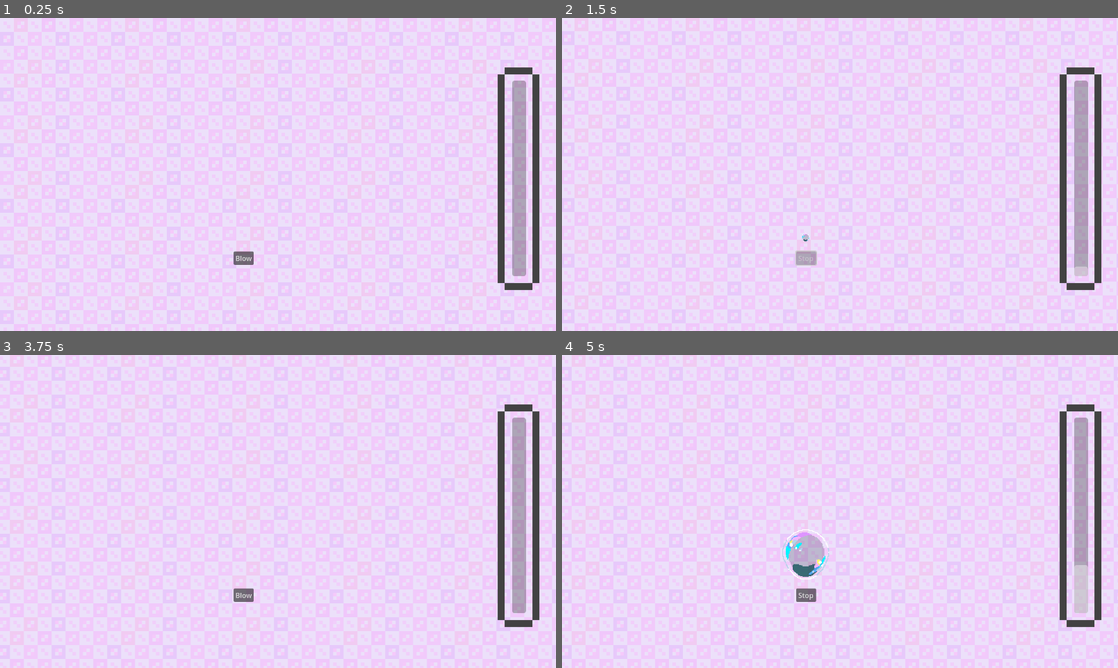
Above: before the commit, frames 1-4 (two rows, left to right).
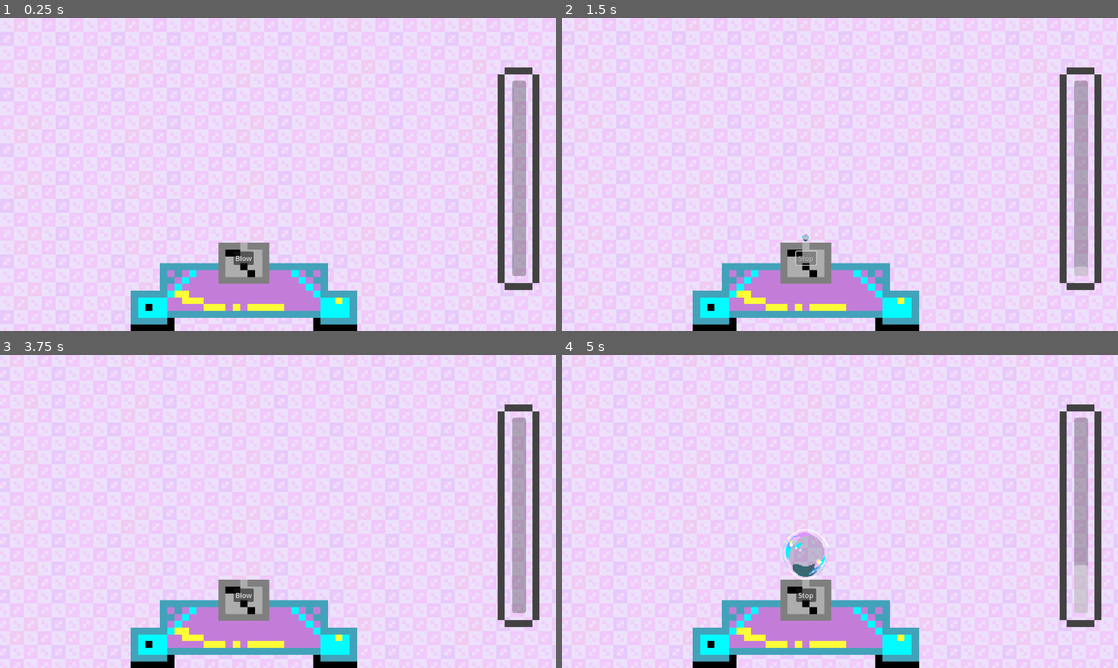
Above: after the commit, the same moments.

Repository: Topech/gamejam2025
Game: Godot game, scene res://round.tscn
Same seed, same stepped clock (60 frames per second), same inputs: the game is played once before the commit and once after it. This scene is started directly instead of the project's main scene. The engine's default icon, where the game draws it, is replaced by a stand-in: a white triangle on a blue panel in a dark square.
Inputs (mouse positions are in pixels of both pictures, inside the frame that each line leads up to):
- Up to frame 1 (0.25 s): no input
- Up to frame 2 (1.5 s): click "Blow" at 0.5 s; click "Stop" at 1.25 s
- Up to frame 3 (3.75 s): tap Enter at 2 s; move the mouse to (400, 495) at 2.02 s; click "To Upgrades" at 2.75 s; click (61, 614) at 3.5 s
- Up to frame 4 (5 s): click "Blow" at 4.25 s

The runs differ from the first frame. In frame 1, 7.5% of the frame differs, in the area x 23-65%, y 71-100%; in frame 2, 7.5%; in frame 3, 7.5%; in frame 4, 7.5%.

Commit message:
MACHINE ADDED

Diff:
--- a/round.tscn
+++ b/round.tscn
@@ -1,16 +1,17 @@
-[gd_scene load_steps=17 format=3 uid="uid://djogu8q3gy10g"]
+[gd_scene load_steps=18 format=3 uid="uid://djogu8q3gy10g"]
 
 [ext_resource type="Script" path="res://round.gd" id="1_5trwk"]
-[ext_resource type="Texture2D" uid="uid://dt64aflwydfo2" path="res://Assets/Backgrounds/MainMenu_6_Large.png" id="2_00ap1"]
+[ext_resource type="Texture2D" uid="uid://kjkpn0eiyb1l" path="res://Assets/Backgrounds/MainMenu_6_Large.png" id="2_00ap1"]
 [ext_resource type="Script" path="res://bubble_blower.gd" id="2_luf3c"]
 [ext_resource type="Shader" path="res://scroll.gdshader" id="2_qn2gj"]
 [ext_resource type="Script" path="res://bubble.gd" id="2_r6xft"]
-[ext_resource type="Texture2D" uid="uid://c6cylpji4j10f" path="res://Assets/Bubbles/bubble1.png" id="2_yca1n"]
-[ext_resource type="Texture2D" uid="uid://n84kggblds68" path="res://Assets/Bubbles/bubble2.png" id="3_m8ehw"]
-[ext_resource type="Texture2D" uid="uid://cpjleeyw34kbv" path="res://Assets/Bubbles/bubble3.png" id="4_6wcav"]
-[ext_resource type="Texture2D" uid="uid://b28npn1vx2aq8" path="res://Assets/Bubbles/bubble4.png" id="5_5tfwr"]
+[ext_resource type="Texture2D" uid="uid://boexr1bvscu84" path="res://Assets/Bubbles/bubble1.png" id="2_yca1n"]
+[ext_resource type="Texture2D" uid="uid://b073o6fbl0pb8" path="res://Assets/Bubbles/bubble2.png" id="3_m8ehw"]
+[ext_resource type="Texture2D" uid="uid://jgsmghiv14ca" path="res://Assets/Bubbles/bubble3.png" id="4_6wcav"]
+[ext_resource type="Texture2D" uid="uid://by1xcll1cat64" path="res://Assets/Machine/Machine2.png" id="4_bf5nj"]
+[ext_resource type="Texture2D" uid="uid://ddr3xoa7ijgu" path="res://Assets/Bubbles/bubble4.png" id="5_5tfwr"]
 [ext_resource type="Script" path="res://bubble_pop_sprite.gd" id="6_52slm"]
-[ext_resource type="Texture2D" uid="uid://b3hwjah3ys73i" path="res://Assets/Buttons/Round/IntegrityBar_Large.png" id="9_162pt"]
+[ext_resource type="Texture2D" uid="uid://c3tmfips88b30" path="res://Assets/Buttons/Round/IntegrityBar_Large.png" id="9_162pt"]
 
 [sub_resource type="ShaderMaterial" id="ShaderMaterial_q3657"]
 shader = ExtResource("2_qn2gj")
@@ -86,6 +87,11 @@
 [node name="BubbleBottomMarker" type="Marker2D" parent="Bubble"]
 position = Vector2(0, 30.5)
 
+[node name="Sprite2D" type="Sprite2D" parent="."]
+position = Vector2(561.5, 619.25)
+scale = Vector2(16.8065, 15.6538)
+texture = ExtResource("4_bf5nj")
+
 [node name="BlowButton" type="Button" parent="."]
 offset_left = 538.0
 offset_top = 537.0
Binary file added: Assets/Machine/Machine2.png
